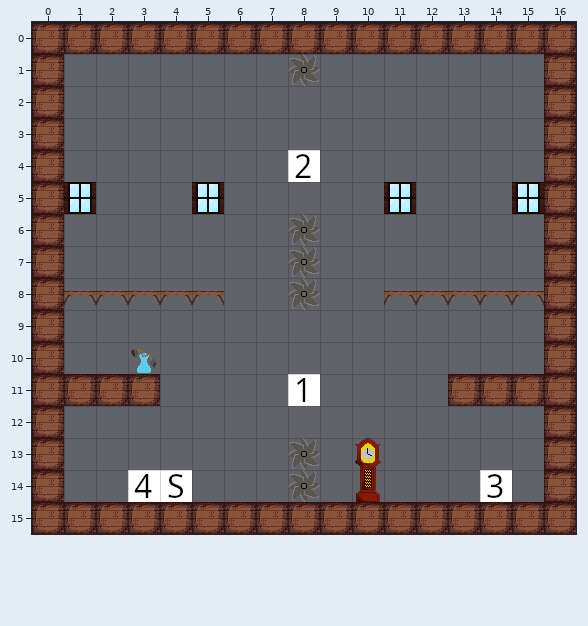
Level history. Tiled map: editor/LevelSawSilo.tmx. Above is the file before it was changed.
Cells are 32x32 px. Shown: x 0..16, y 0..15.
New version:
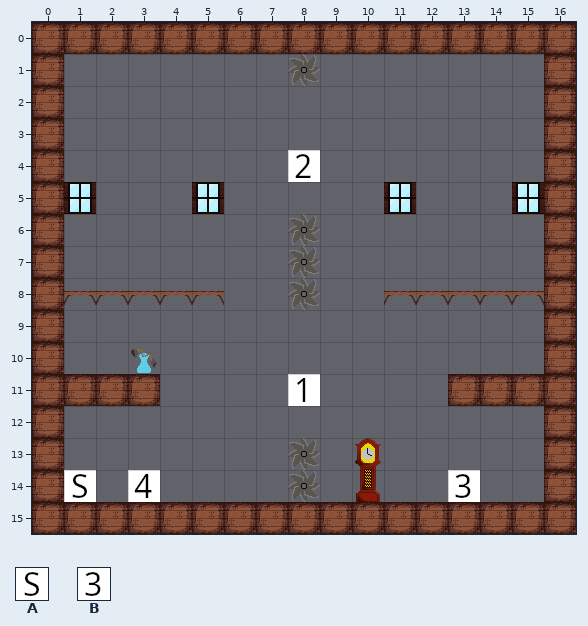
Key: from "Base": A 5 "s", B 102 "3".
_ is an empty cell.
Changes in this commit:
Layer "Tile Layer 1":
The author put tile A in row 14 at x 1.
The author put tile B in row 14 at x 13.
Tile A is gone in row 14 at x 4.
Tile B is gone in row 14 at x 14.
